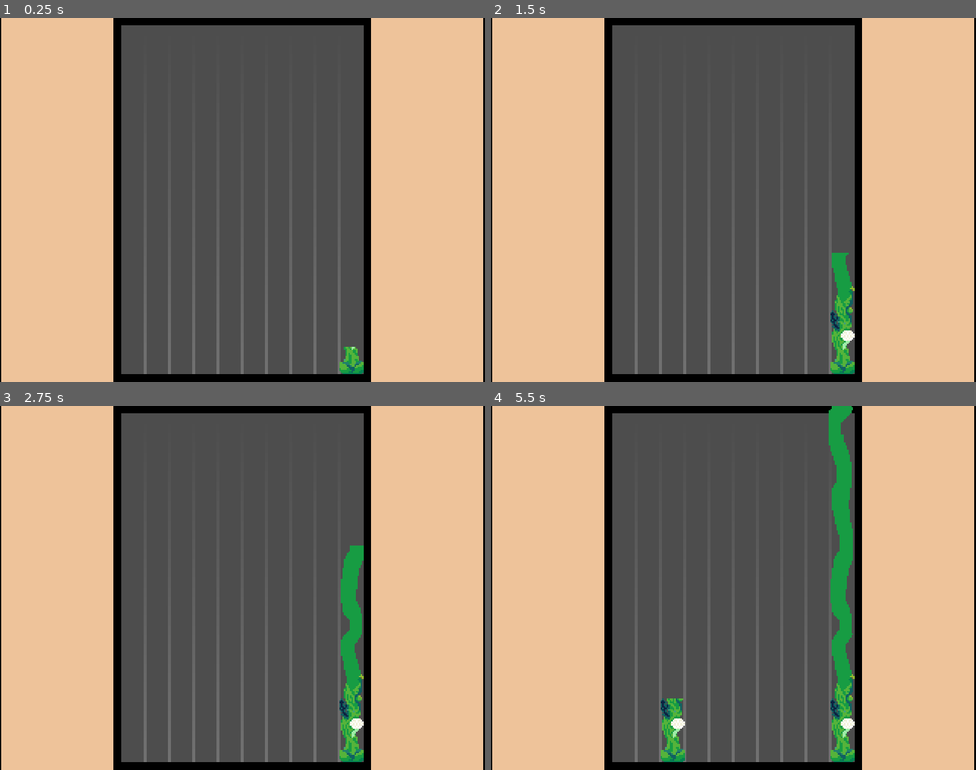
Above: before the commit, frames 1-4 (two rows, left to right).
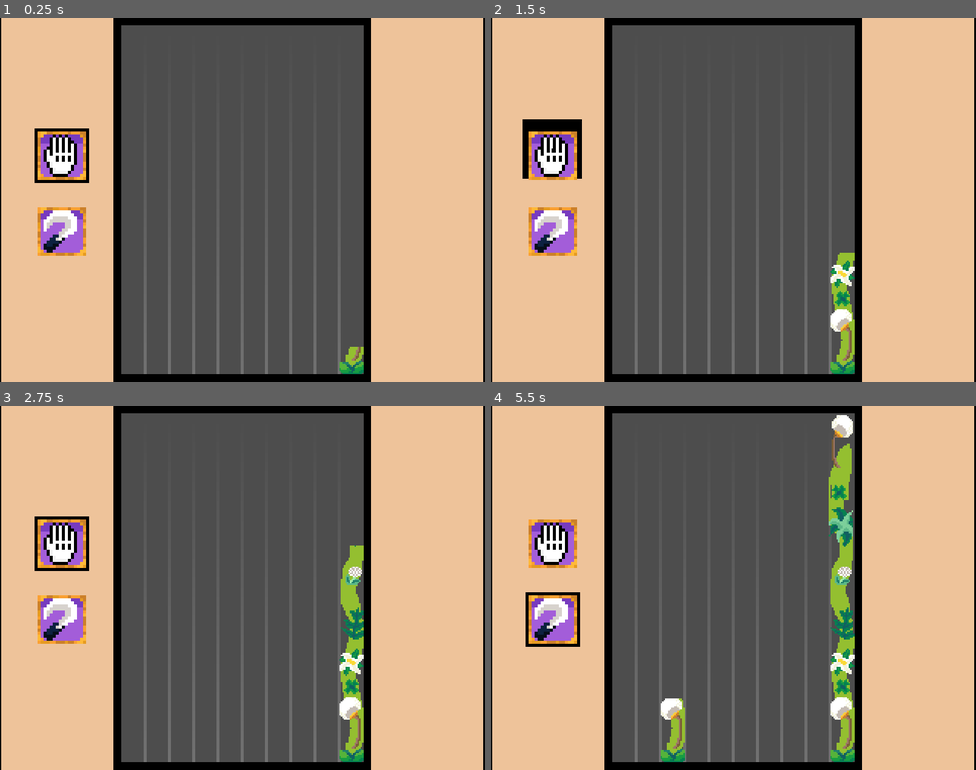
Above: after the commit, the same moments.

Repository: jacksonmist/Weedpocalypse
Game: Godot game, scene res://Scenes/root.tscn
Two runs of this game, one before a commit and one after it. Both use one fixed random seed, a clock stepped at 60 frames per second and the inputs below.
Inputs (mouse positions are in pixels of both pictures, inside the frame that each line leads up to):
- Up to frame 1 (0.25 s): no input
- Up to frame 2 (1.5 s): click (554, 156) at 0.52 s; click (554, 232) at 1.27 s
- Up to frame 3 (2.75 s): click (63, 544) at 2.02 s
- Up to frame 4 (5.5 s): click (554, 620) at 2.77 s; click (554, 544) at 3.52 s; click (554, 620) at 4.27 s; move the mouse to (840, 569) at 5.02 s; hold 1 (Hand) from 5.03 s (still down); click (840, 569) at 5.17 s; tap 2 (Scythe) at 5.3 s

The runs differ from the first frame. In frame 1, 3.2% of the frame differs, in the area x 7-75%, y 30-96%; in frame 2, 4.6%; in frame 3, 5.3%; in frame 4, 7.5%, in the area x 7-75%, y 0-96%.

Commit message:
Added Buttons for switching tools

Diff:
--- a/Scenes/Weeds/Dandelion_Weed.tscn
+++ b/Scenes/Weeds/Dandelion_Weed.tscn
@@ -2,15 +2,16 @@
 
 [ext_resource type="Script" uid="uid://bfxbjn1bmdu54" path="res://Scripts/Weeds/dandelion_weed.gd" id="1_ebb8y"]
 [ext_resource type="Texture2D" uid="uid://dlyj0ge2h5q16" path="res://Sprites/WeedMask.png" id="1_tpb20"]
-[ext_resource type="Texture2D" uid="uid://bmtqp8pqv6tsb" path="res://Sprites/DandelionWeed.png" id="2_hl2pi"]
 [ext_resource type="PackedScene" uid="uid://bcvo6d2u34fq3" path="res://Scenes/Weeds/weed_cutting.tscn" id="3_hl2pi"]
+[ext_resource type="Texture2D" uid="uid://hrvm78dn5tce" path="res://Sprites/DandelionWeed2.png" id="5_6ctd5"]
 
 [sub_resource type="RectangleShape2D" id="RectangleShape2D_r3lo5"]
 size = Vector2(16, 240)
 
 [node name="Dandelion" type="CharacterBody2D" unique_id=1216507540]
 script = ExtResource("1_ebb8y")
-sprite_array = Array[Texture]([ExtResource("2_hl2pi")])
+base_score = 10.0
+sprite_array = Array[Texture]([ExtResource("5_6ctd5")])
 cutting = ExtResource("3_hl2pi")
 
 [node name="WeedMask" type="Sprite2D" parent="." unique_id=25107849]
@@ -19,10 +20,13 @@
 texture = ExtResource("1_tpb20")
 
 [node name="WeedSprite" type="Sprite2D" parent="WeedMask" unique_id=515589144]
-texture = ExtResource("2_hl2pi")
+texture = ExtResource("5_6ctd5")
 
 [node name="Area2D" type="Area2D" parent="." unique_id=942955904]
 position = Vector2(0, -120)
 
 [node name="CollisionShape2D" type="CollisionShape2D" parent="Area2D" unique_id=1574559941]
 shape = SubResource("RectangleShape2D_r3lo5")
+
+[node name="KillTimer" type="Timer" parent="." unique_id=40376758]
+wait_time = 3.0
--- a/Scenes/Weeds/WeedBase.tscn
+++ b/Scenes/Weeds/WeedBase.tscn
@@ -24,3 +24,6 @@
 
 [node name="CollisionShape2D" type="CollisionShape2D" parent="Area2D" unique_id=1574559941]
 shape = SubResource("RectangleShape2D_r3lo5")
+
+[node name="KillTimer" type="Timer" parent="." unique_id=1976692784]
+wait_time = 3.0
--- a/Scenes/grid_manager.gd
+++ b/Scenes/grid_manager.gd
@@ -50,3 +50,6 @@
 	var world_pos = (grid_pos * 16)
 	world_pos.x += 8
 	return world_pos
+
+func set_free_position(pos: int):
+	spawn_points[pos] = 0
--- a/Scenes/mouse_controller.gd
+++ b/Scenes/mouse_controller.gd
@@ -1,4 +1,4 @@
-extends Area2D
+class_name MouseController extends Area2D
 
 var mouse_position: Vector2
 var current_tool: Game_Enums.Tool
--- a/Scenes/root.tscn
+++ b/Scenes/root.tscn
@@ -8,6 +8,10 @@
 [ext_resource type="Script" uid="uid://fxgslwu0e5lc" path="res://Scenes/grid_manager.gd" id="4_c3mwy"]
 [ext_resource type="Script" uid="uid://cq0vcixxeirbg" path="res://Scenes/weed_manager.gd" id="6_r3lo5"]
 [ext_resource type="PackedScene" uid="uid://dfxcw512y58mt" path="res://Scenes/Weeds/Dandelion_Weed.tscn" id="7_dun2r"]
+[ext_resource type="Script" uid="uid://bujpxapqvr5nj" path="res://Scenes/score_manager.gd" id="9_qtxxq"]
+[ext_resource type="Script" uid="uid://dco3lrc7lyjdp" path="res://Scenes/ui_manager.gd" id="10_8fnbn"]
+[ext_resource type="Texture2D" uid="uid://cpv4mpdywenjo" path="res://Sprites/HandUI.png" id="11_a6f85"]
+[ext_resource type="Texture2D" uid="uid://y80toy4mgi78" path="res://Sprites/ScytheUI.png" id="12_fu36u"]
 
 [sub_resource type="CircleShape2D" id="CircleShape2D_8fnbn"]
 radius = 8.0
@@ -50,3 +54,65 @@
 
 [node name="SpawnTimer" type="Timer" parent="WeedManager" unique_id=1202271330]
 wait_time = 5.0
+
+[node name="ScoreManager" type="Node" parent="." unique_id=564564763]
+unique_name_in_owner = true
+script = ExtResource("9_qtxxq")
+
+[node name="UIManager" type="CanvasLayer" parent="." unique_id=1546841438]
+unique_name_in_owner = true
+script = ExtResource("10_8fnbn")
+
+[node name="HandToolButton" type="TextureButton" parent="UIManager" unique_id=886130207]
+anchors_preset = 4
+anchor_top = 0.5
+anchor_bottom = 0.5
+offset_left = 25.0
+offset_top = -45.0
+offset_right = 41.0
+offset_bottom = -29.0
+grow_vertical = 2
+scale = Vector2(2, 2)
+texture_normal = ExtResource("11_a6f85")
+stretch_mode = 4
+
+[node name="Outline" type="ColorRect" parent="UIManager/HandToolButton" unique_id=327874655]
+z_index = -1
+layout_mode = 0
+offset_left = -1.0
+offset_top = -1.0
+offset_right = 17.0
+offset_bottom = 17.0
+pivot_offset = Vector2(9, 34)
+mouse_filter = 2
+color = Color(0, 0, 0, 1)
+
+[node name="ScytheToolButton" type="TextureButton" parent="UIManager" unique_id=189474391]
+z_index = 4
+anchors_preset = 4
+anchor_top = 0.5
+anchor_bottom = 0.5
+offset_left = 25.0
+offset_top = 5.0
+offset_right = 41.0
+offset_bottom = 21.0
+grow_vertical = 2
+scale = Vector2(2, 2)
+texture_normal = ExtResource("12_fu36u")
+stretch_mode = 4
+
+[node name="Outline" type="ColorRect" parent="UIManager/ScytheToolButton" unique_id=1517005566]
+z_index = -1
+layout_mode = 0
+offset_left = -1.0
+offset_top = -1.0
+offset_right = 17.0
+offset_bottom = 17.0
+scale = Vector2(1e-05, 1e-05)
+pivot_offset = Vector2(9, -16)
+mouse_filter = 2
+color = Color(0, 0, 0, 1)
+
+[node name="ScoreText" type="RichTextLabel" parent="UIManager" unique_id=850819361]
+offset_right = 40.0
+offset_bottom = 40.0
--- /dev/null
+++ b/Scenes/score_manager.gd
@@ -0,0 +1,22 @@
+class_name ScoreManager extends Node
+
+@onready var ui: UIManager = %UIManager
+
+var displayed_score: int
+var score: float
+var time: float
+
+func _ready():
+	pass
+
+func _process(delta: float) -> void:
+	time += delta
+
+func update_score():
+	ui.update_score(displayed_score)
+
+func add_score(base_value: float):
+	var score_to_add = base_value * time
+	score += score_to_add
+	displayed_score = roundi(score)
+	update_score()
--- /dev/null
+++ b/Scenes/ui_manager.gd
@@ -0,0 +1,46 @@
+class_name UIManager extends CanvasLayer
+
+var tool_manager: ToolManager
+@onready var hand_tool_button: TextureButton = $HandToolButton
+@onready var hand_outline: ColorRect = $HandToolButton/Outline
+@onready var scythe_tool_button: TextureButton = $ScytheToolButton
+@onready var scythe_outline: ColorRect = $ScytheToolButton/Outline
+var outline_scale
+
+var tween_time: float = 0.4
+
+var score: int
+
+func _ready() -> void:
+	hand_tool_button.pressed.connect(set_hand_tool)
+	scythe_tool_button.pressed.connect(set_scythe_tool)
+	outline_scale = hand_outline.scale
+	tool_manager.new_tool.connect(_on_tool_changed)
+
+func update_score(new_score: int):
+	score = new_score
+
+func set_tool_manager(ref: ToolManager):
+	tool_manager = ref
+
+func _on_tool_changed(tool: Game_Enums.Tool):
+	match tool:
+		Game_Enums.Tool.HAND:
+			set_hand_tool()
+		Game_Enums.Tool.SCYTHE:
+			set_scythe_tool()
+
+func set_hand_tool():
+	var tween = make_tween()
+	tween.tween_property(hand_outline, "scale", outline_scale, tween_time)
+	tween.tween_property(scythe_outline, "scale", Vector2(0,0), tween_time)
+func set_scythe_tool():
+	var tween = make_tween()
+	tween.tween_property(scythe_outline, "scale", outline_scale, tween_time)
+	tween.tween_property(hand_outline, "scale", Vector2(0,0), tween_time)
+
+func make_tween() -> Tween:
+	var tween = create_tween()
+	tween.set_parallel()
+	tween.set_trans(Tween.TRANS_ELASTIC)
+	return tween
--- a/Scenes/weed_cutting.gd
+++ b/Scenes/weed_cutting.gd
@@ -9,10 +9,10 @@
 	kill_timer.call_deferred("start")
 	var weed_sprite: Sprite2D = $WeedMask/WeedSprite
 	weed_sprite.texture = sprite.texture
-	var range = top - bottom
-	if(range < 0):
-		range = 0.1
-	weed_mask.scale.y = range/240
+	var pixel_range = top - bottom
+	if(pixel_range < 0):
+		pixel_range = 0.1
+	weed_mask.scale.y = pixel_range/240
 	weed_sprite.scale.y = 1/weed_mask.scale.y
 
 	position.y = -(top + bottom) / 2
--- a/Scenes/weed_manager.gd
+++ b/Scenes/weed_manager.gd
@@ -1,7 +1,8 @@
 class_name WeedManager extends Node
 
 @onready var spawn_timer: Timer = $SpawnTimer
-
+@onready var grid_manager: GridManager = %GridManager
+@onready var score_manager: ScoreManager = %ScoreManager
 
 var time: float = 0.0
 var difficulty: float = 1
@@ -53,13 +54,13 @@
 		weed = three_width_weeds.pick_random()
 	if(weed == null):
 		weed = one_width_weeds.pick_random()
-	var spawn_pos = %GridManager.get_free_point(width)
+	var spawn_pos = grid_manager.get_free_point(width)
 	if(spawn_pos == null):
 		spawn_wait()
 		return
 	var weed_instance = weed.instantiate()
 	add_child(weed_instance)
-	weed_instance.set_difficulty(difficulty)
+	weed_instance.init(self, difficulty, spawn_pos, width)
 	weed_instance.position = spawn_pos
 	spawn_wait()
 
@@ -72,4 +73,9 @@
 	spawn_timer.start()
 
 func remove_weed(weed: Weed):
-	pass
+	var free_pos = int((weed.spawn_pos.x - 8) / 16)
+	grid_manager.set_free_position(free_pos)
+	weed.queue_free()
+
+func update_score(base_score: float):
+	score_manager.add_score(base_score)
--- a/Scripts/Tools/hand_tool.gd
+++ b/Scripts/Tools/hand_tool.gd
@@ -1,5 +1,5 @@
 class_name HandTool extends Tool
-
+var type: = Game_Enums.Tool.HAND
 func _init():
 	name = "hand"
 
--- a/Scripts/Tools/scythe_tool.gd
+++ b/Scripts/Tools/scythe_tool.gd
@@ -1,5 +1,5 @@
 class_name ScytheTool extends Tool
-
+var type: = Game_Enums.Tool.SCYTHE
 func _init():
 	name = "Scythe"
 
--- a/Scripts/Tools/weedkiller_tool.gd
+++ b/Scripts/Tools/weedkiller_tool.gd
@@ -1,6 +1,6 @@
 class_name WeedkillerTool extends Tool
 
-
+var type: = Game_Enums.Tool.WEEDKILLER
 func _init() -> void:
 	name = "Weedkiller"
 
--- a/Scripts/Weeds/weed.gd
+++ b/Scripts/Weeds/weed.gd
@@ -1,5 +1,12 @@
 
 class_name Weed extends CharacterBody2D
+
+@onready var kill_timer: Timer = $KillTimer
+
+@export var base_score: float
+var spawn_pos: Vector2
+var width: int
+var manager: WeedManager
 const GRAVITY = 980
 var random_vector
 var rotation_speed
@@ -34,6 +41,7 @@
 	weed_sprite.texture = sprite_array.pick_random()
 	weed_mask.offset = INITIAL_OFFSET
 	collision_shape.position = INITIAL_OFFSET
+	kill_timer.timeout.connect(remove_from_scene)
 	set_kill_velocity()
 
 func _physics_process(delta: float) -> void:
@@ -94,8 +102,11 @@
 func weedkiller():
 	print("weed killering")
 
-func set_difficulty(difficulty: float):
+func init(manager_ref: WeedManager, difficulty: float, spawn_position: Vector2, width_value: int):
+	manager = manager_ref
 	grow_rate *= difficulty
+	spawn_pos = spawn_position
+	width = width_value
 
 func check_kill(is_met: bool):
 	if(is_met):
@@ -107,6 +118,11 @@
 	set_kill_velocity()
 	is_dead = true
 	is_growing = false
+	manager.update_score(base_score)
+	kill_timer.start()
+
+func remove_from_scene():
+	manager.remove_weed(self)
 
 func punishment(grow_rate_add: float):
 	grow_rate += grow_rate_add
--- a/Scripts/player_controller.gd
+++ b/Scripts/player_controller.gd
@@ -2,22 +2,21 @@
 
 @onready var tool_manager: Node = $ToolManager
 @onready var mouse_controller: Area2D = $MouseController
+@onready var ui_manager: UIManager = %UIManager
+
 
 var is_mouse_active
 
 func _ready() -> void:
-	pass
+	tool_manager.set_mouse_controller(mouse_controller)
 
 func _unhandled_input(event: InputEvent) -> void:
 	if(event.is_action_pressed("Hand")):
 		tool_manager.switch_tool(Game_Enums.Tool.HAND)
-		mouse_controller.set_tool(Game_Enums.Tool.HAND)
 	if(event.is_action_pressed("Scythe")):
 		tool_manager.switch_tool(Game_Enums.Tool.SCYTHE)
-		mouse_controller.set_tool(Game_Enums.Tool.SCYTHE)
 	if(event.is_action_pressed("Weekiller")):
 		tool_manager.switch_tool(Game_Enums.Tool.WEEDKILLER)
-		mouse_controller.set_tool(Game_Enums.Tool.WEEDKILLER)
 	if(event is InputEventMouseButton):
 		tool_manager.set_tool_active(event.pressed)
 		mouse_controller.set_active(event.pressed)
--- a/Scripts/tool_manager.gd
+++ b/Scripts/tool_manager.gd
@@ -1,23 +1,36 @@
-extends Node
+class_name ToolManager extends Node
 
+signal new_tool(tool: Game_Enums.Tool)
+@onready var ui: UIManager = %UIManager
+var mouse_controller: MouseController
 var current_tool: Resource
 var hand_tool: Tool = HandTool.new()
 var scythe_tool: Tool = ScytheTool.new()
 var weedkiller_tool: Tool = WeedkillerTool.new()
 
 func _ready() -> void:
-	pass
+	ui.set_tool_manager(self)
+	current_tool = hand_tool
 
 func switch_tool(tool_type: Game_Enums.Tool):
+	if(tool_type == current_tool.type):
+		return
+	new_tool.emit(tool_type)
 	match tool_type:
 		Game_Enums.Tool.HAND:
 			current_tool = hand_tool
+			mouse_controller.set_tool(Game_Enums.Tool.HAND)
 		Game_Enums.Tool.SCYTHE:
 			current_tool = scythe_tool
+			mouse_controller.set_tool(Game_Enums.Tool.SCYTHE)
 		Game_Enums.Tool.WEEDKILLER:
 			current_tool = weedkiller_tool
+			mouse_controller.set_tool(Game_Enums.Tool.WEEDKILLER)
 	print(current_tool.name)
 
 func set_tool_active(state: bool):
 	if(current_tool):
 		current_tool.set_active(state)
+
+func set_mouse_controller(ref: MouseController):
+	mouse_controller = ref
Not shown, added: Scenes/score_manager.gd.uid
Not shown, added: Scenes/ui_manager.gd.uid
